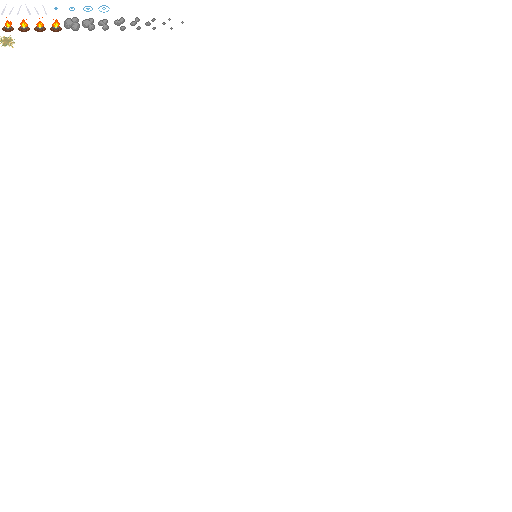
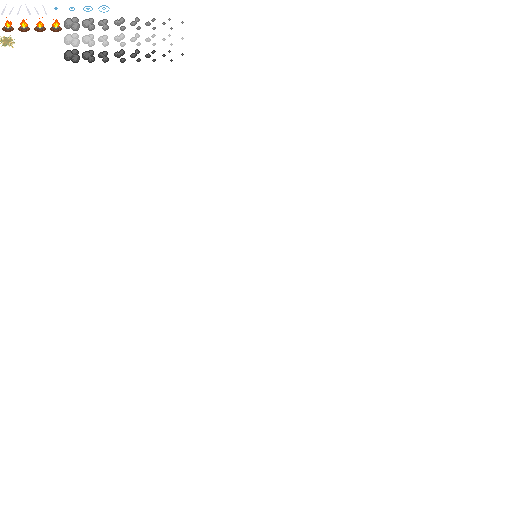
Before/after of a 512x512 layered artwork. What changed in the layer stack:
painted on "effects" over [64, 33, 184, 63]
